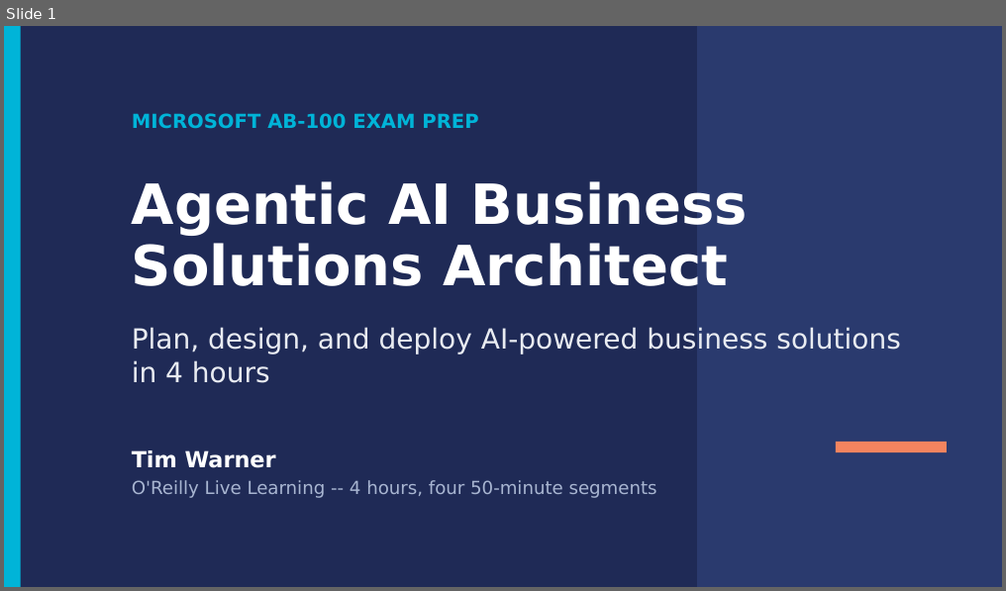
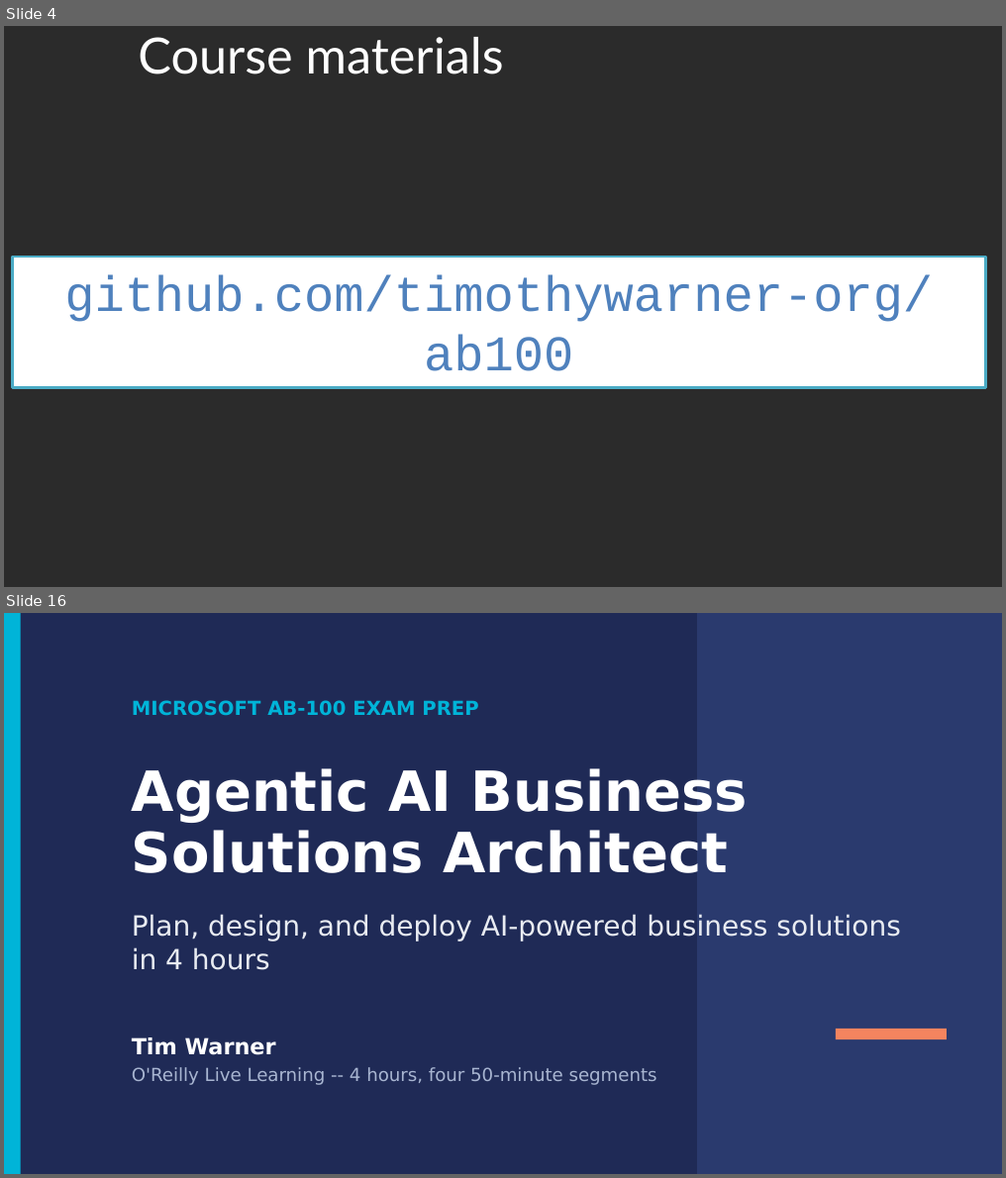
Before and after one commit to timothywarner-org/ab100, a slide deck: docs/ab100-course-deck-april-2026.pptx. Shown one above the other, each under a label of ours: slide 1 before the commit, slides 4 and 16 after it; the slides between them are not shown. The pictures are 1006x591 and 1006x1178 pixels, drawn with LibreOffice and Linux fonts; fonts in the diff are those of the drawing; background and template pictures are left out; a plain dark background stands for a picture behind light text. Boxes give left, top, right and bottom in pixels: in the first picture for what was removed or moved away, otherwise in the second. Text is boxed around its words. In the diff, an @@ line names an element or a change of style, - is before the commit and + after.

```diff
--- a/docs/ab100-course-deck-april-2026.pptx
+++ b/docs/ab100-course-deck-april-2026.pptx
@@ slide 4 added at (4, 26, 1002, 587), background picture (left out) @@
@@ title added at (138, 37, 504, 75), 36 pt, text #FFFFFF @@
+Course materials
@@ rectangle added at (12, 257, 985, 387), fill #FFFFFF, outline #4BACC6 2 pt, 36 pt, text #4F81BD @@
+github.com/timothywarner-org/
+ab100
@@ what was slide 1 is now slide 16 @@
```
Also in this commit, not shown: 14 other slides added.
